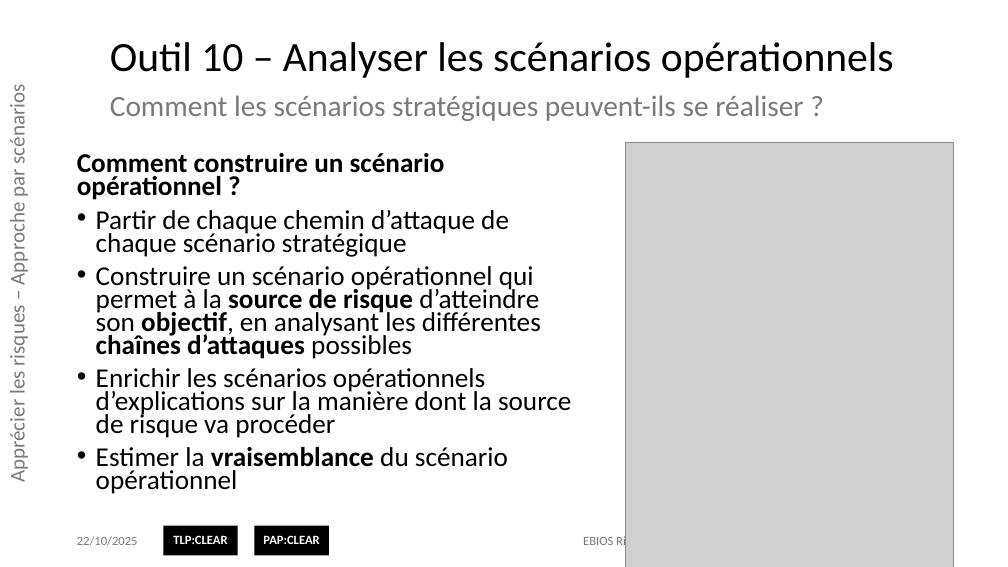
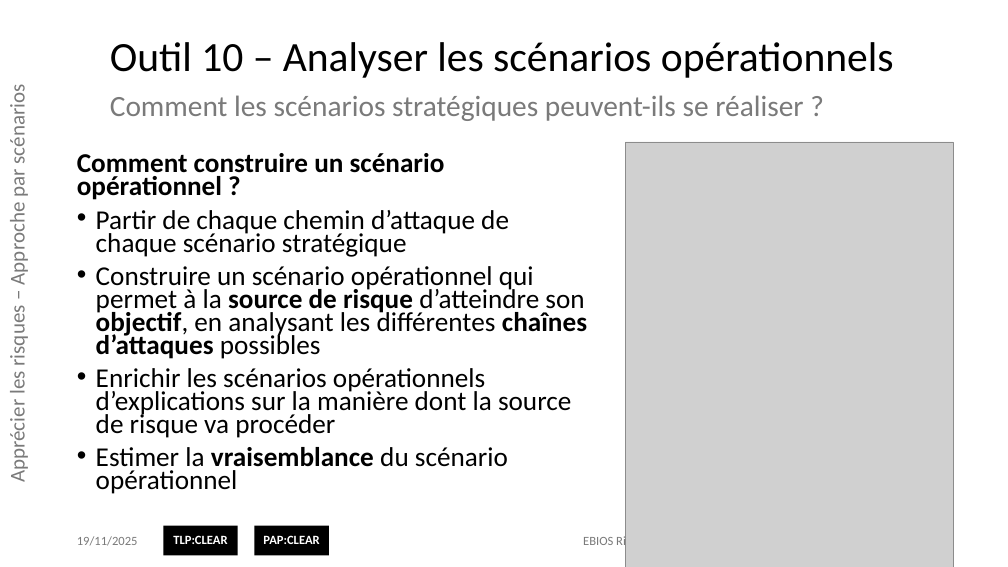
Before and after one commit to matthieu-grall/ebios_formation, a slide deck: slide 93 of EBIOS Risk Manager - Formation - Présentation.pptx. Drawn at 1008x567 pixels with LibreOffice and Linux fonts; fonts in the diff are those of the drawing; grey boxes stand for pictures; background and template pictures are left out. Boxes give left, top, right and bottom in pixels: in the first picture for what was removed or moved away, otherwise in the second. Text is boxed around its words. In the diff, an @@ line names an element or a change of style, - is before the commit and + after.

```diff
--- a/EBIOS Risk Manager - Formation - Présentation.pptx
+++ b/EBIOS Risk Manager - Formation - Présentation.pptx
@@ text "Comment construire un scénario opérationnel ..." rewrapped from [77,153,571,494] to [77,153,587,494] @@
@@ text at [77,536,138,546]: text changed @@
-22/10/2025
+19/11/2025
```
Also in this commit, not shown: 158 other slides changed, 5 other files.
